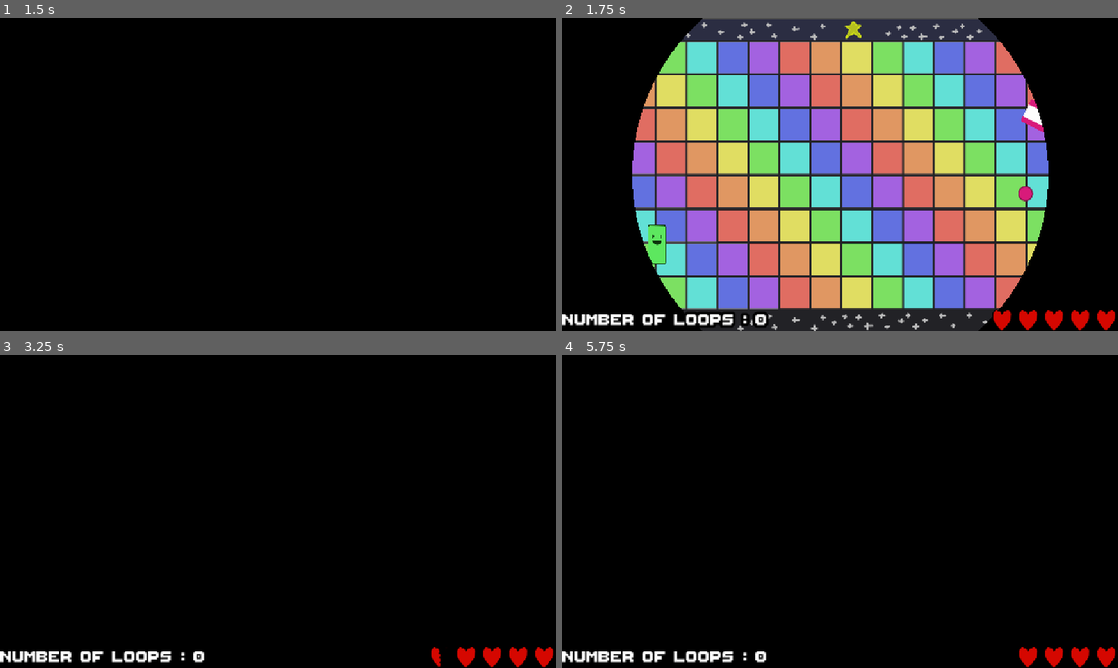
Above: before the commit, frames 1-4 (two rows, left to right).
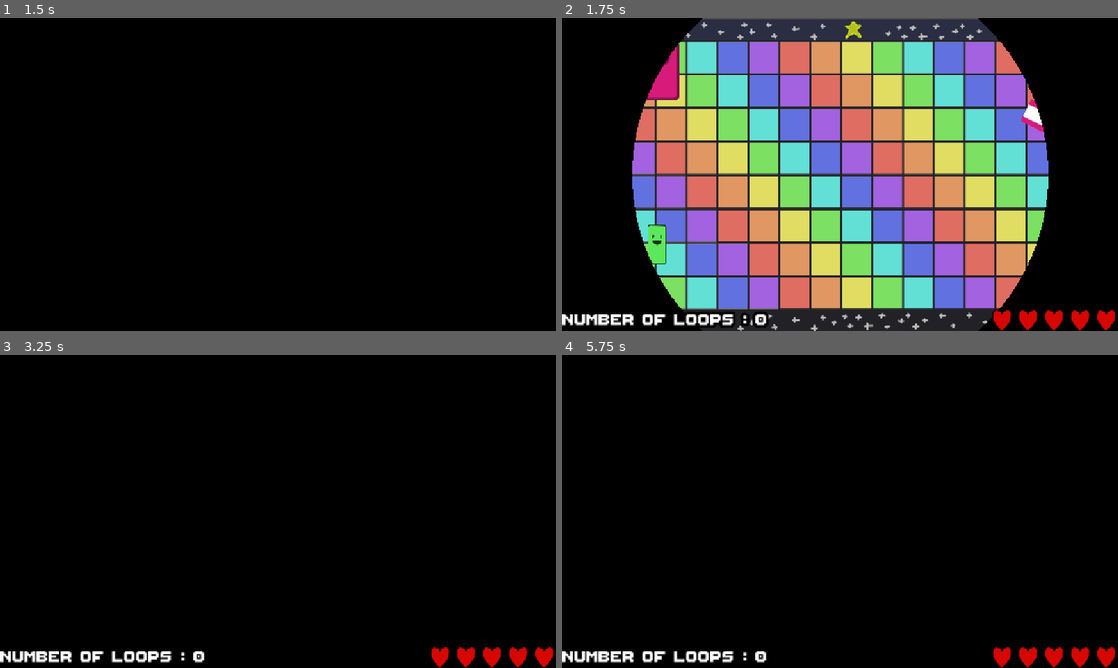
Above: after the commit, the same moments.

Repository: les-brows/la-boucle-musicale
Game: Godot game, scene res://Levels/MainMenu/MainMenu.tscn
Same seed, same stepped clock (60 frames per second), same inputs: the game is played once before the commit and once after it.
Inputs (mouse positions are in pixels of both pictures, inside the frame that each line leads up to):
- Up to frame 1 (1.5 s): tap Enter (ui_accept) at 0.5, 0.77 s; move the mouse to (400, 158) at 0.52 s; hold D (player1_right) 0.53-1.28 s; right-click (400, 158) at 0.6 s; move the mouse to (166, 190) at 1.27 s; hold S (player1_down) from 1.28 s (still down); right-click (166, 190) at 1.35 s
- Up to frame 2 (1.75 s): keep holding S (player1_down); tap Enter (ui_accept) at 1.52 s
- Up to frame 3 (3.25 s): move the mouse to (333, 442) at 2.02 s; release S (player1_down) at 2.03 s; hold D (player1_right) 2.03-2.78 s; right-click (333, 442) at 2.1 s; tap Enter (ui_accept) at 2.75, 3.02 s; move the mouse to (250, 574) at 2.77 s; hold O (player1_shoot_up) from 2.78 s (still down); right-click (250, 574) at 2.85 s
- Up to frame 4 (5.75 s): tap Enter (ui_accept) at 3.5, 3.77, 4.25, 4.52, 5 s; move the mouse to (1006, 558) at 3.52 s; release O (player1_shoot_up) at 3.53 s; hold A (player1_left) 3.53-5.03 s; right-click (1006, 558) at 3.6 s; move the mouse to (673, 464) at 4.27 s; right-click (673, 464) at 4.35 s; move the mouse to (867, 511) at 5.02 s; hold S (player1_down) from 5.03 s (still down); right-click (867, 511) at 5.1 s

Frame 1 is identical in both runs. In frame 2, 0.7% of the frame differs, in the area x 15-85%, y 8-59%; in frame 3, less than 0.1%; in frame 4, 0.2%.

Commit message:
feat: add moving characters

Diff:
--- a/Objects/Enemies/Shooter.tscn
+++ b/Objects/Enemies/Shooter.tscn
@@ -1,28 +1,34 @@
-[gd_scene load_steps=5 format=3 uid="uid://b5w0jynn6mkxk"]
+[gd_scene load_steps=8 format=3 uid="uid://b5w0jynn6mkxk"]
 
-[ext_resource type="Script" uid="uid://biu7hkvefgm4s" path="res://Objects/Enemies/shooter.gd" id="1_8c5hv"]
-[ext_resource type="Texture2D" uid="uid://d3dq34i68t3iw" path="res://Assets/base_enemy.png" id="2_qpsbd"]
+[ext_resource type="Script" uid="uid://83fb1cip5bqp" path="res://Objects/Enemies/shooter.gd" id="1_8c5hv"]
+[ext_resource type="Texture2D" uid="uid://cp85vq3wxfloq" path="res://Assets/base_enemy.png" id="2_qpsbd"]
 [ext_resource type="AudioStream" uid="uid://c312tfe2javtd" path="res://Assets/Instruments/KSHMR_Bass_Pluck_02_A#.wav" id="3_qpsbd"]
+
+[sub_resource type="Curve2D" id="Curve2D_txwwr"]
+_data = {
+"points": PackedVector2Array(0, 0, 0, 0, 0, 0, 0, 0, 0, 0, 400, 0, 0, 0, 0, 0, -400, 0, 0, 0, 0, 0, 0, 0)
+}
+point_count = 4
 
 [sub_resource type="RectangleShape2D" id="RectangleShape2D_bweyu"]
 size = Vector2(128, 125)
 
+[sub_resource type="Curve2D" id="Curve2D_4u4qj"]
+_data = {
+"points": PackedVector2Array(0, 0, 0, 0, 0, 0, 0, 0, 0, 0, 0, 400, 0, 0, 0, 0, 0, -400, 0, 0, 0, 0, 0, 0)
+}
+point_count = 4
+
+[sub_resource type="Curve2D" id="Curve2D_qpsbd"]
+_data = {
+"points": PackedVector2Array(0, 0, 0, 0, 0, -200, 0, 0, 0, 0, 200, 0, 0, 0, 0, 0, 0, 200, 0, 0, 0, 0, -200, 0, 0, 0, 0, 0, 0, -200)
+}
+point_count = 5
+
 [node name="Shooter" type="Node2D" node_paths=PackedStringArray("spriteEnemy", "TimerBlinkNode")]
 script = ExtResource("1_8c5hv")
-spriteEnemy = NodePath("Sprite2D")
+spriteEnemy = NodePath("HorizontalPath/PathFollow2D/Sprite2D")
 TimerBlinkNode = NodePath("TimerBlink")
-
-[node name="Sprite2D" type="Sprite2D" parent="."]
-scale = Vector2(0.427586, 0.427586)
-texture = ExtResource("2_qpsbd")
-
-[node name="ShooterCollisionArea2D" type="Area2D" parent="."]
-collision_layer = 4
-collision_mask = 16
-
-[node name="CollisionShape2D" type="CollisionShape2D" parent="ShooterCollisionArea2D"]
-position = Vector2(1, 0.5)
-shape = SubResource("RectangleShape2D_bweyu")
 
 [node name="InstrumentPlayer" type="AudioStreamPlayer2D" parent="."]
 stream = ExtResource("3_qpsbd")
@@ -37,7 +43,69 @@
 
 [node name="TimerBlink" type="Timer" parent="."]
 
-[connection signal="area_entered" from="ShooterCollisionArea2D" to="." method="_on_shooter_collision_area_2d_area_entered"]
+[node name="HorizontalPath" type="Path2D" parent="."]
+curve = SubResource("Curve2D_txwwr")
+
+[node name="PathFollow2D" type="PathFollow2D" parent="HorizontalPath"]
+position = Vector2(400.035, 0)
+progress = 400.32
+rotates = false
+
+[node name="Sprite2D" type="Sprite2D" parent="HorizontalPath/PathFollow2D"]
+scale = Vector2(0.427586, 0.427586)
+texture = ExtResource("2_qpsbd")
+
+[node name="ShooterCollisionArea2D" type="Area2D" parent="HorizontalPath/PathFollow2D"]
+collision_layer = 4
+collision_mask = 16
+
+[node name="CollisionShape2D" type="CollisionShape2D" parent="HorizontalPath/PathFollow2D/ShooterCollisionArea2D"]
+position = Vector2(1, 0.5)
+shape = SubResource("RectangleShape2D_bweyu")
+
+[node name="VerticalPath" type="Path2D" parent="."]
+curve = SubResource("Curve2D_4u4qj")
+
+[node name="PathFollow2D" type="PathFollow2D" parent="VerticalPath"]
+position = Vector2(0, 400.035)
+progress = 400.32
+rotates = false
+
+[node name="Sprite2D" type="Sprite2D" parent="VerticalPath/PathFollow2D"]
+scale = Vector2(0.427586, 0.427586)
+texture = ExtResource("2_qpsbd")
+
+[node name="ShooterCollisionArea2D" type="Area2D" parent="VerticalPath/PathFollow2D"]
+collision_layer = 4
+collision_mask = 16
+
+[node name="CollisionShape2D" type="CollisionShape2D" parent="VerticalPath/PathFollow2D/ShooterCollisionArea2D"]
+position = Vector2(1, 0.5)
+shape = SubResource("RectangleShape2D_bweyu")
+
+[node name="DiamondPath" type="Path2D" parent="."]
+curve = SubResource("Curve2D_qpsbd")
+
+[node name="PathFollow2D" type="PathFollow2D" parent="DiamondPath"]
+position = Vector2(116.932, 83.0683)
+progress = 400.32
+rotates = false
+
+[node name="Sprite2D" type="Sprite2D" parent="DiamondPath/PathFollow2D"]
+scale = Vector2(0.427586, 0.427586)
+texture = ExtResource("2_qpsbd")
+
+[node name="ShooterCollisionArea2D" type="Area2D" parent="DiamondPath/PathFollow2D"]
+collision_layer = 4
+collision_mask = 16
+
+[node name="CollisionShape2D" type="CollisionShape2D" parent="DiamondPath/PathFollow2D/ShooterCollisionArea2D"]
+position = Vector2(1, 0.5)
+shape = SubResource("RectangleShape2D_bweyu")
+
 [connection signal="screen_entered" from="VisibleOnScreenNotifier2D" to="." method="_on_visible_on_screen_notifier_2d_screen_entered"]
 [connection signal="screen_exited" from="VisibleOnScreenNotifier2D" to="." method="_on_visible_on_screen_notifier_2d_screen_exited"]
 [connection signal="timeout" from="TimerBlink" to="." method="_on_timer_blink_timeout"]
+[connection signal="area_entered" from="HorizontalPath/PathFollow2D/ShooterCollisionArea2D" to="." method="_on_shooter_collision_area_2d_area_entered"]
+[connection signal="area_entered" from="VerticalPath/PathFollow2D/ShooterCollisionArea2D" to="." method="_on_shooter_collision_area_2d_area_entered"]
+[connection signal="area_entered" from="DiamondPath/PathFollow2D/ShooterCollisionArea2D" to="." method="_on_shooter_collision_area_2d_area_entered"]
--- /dev/null
+++ b/Objects/Enemies/enemy_movement_pattern.gd
@@ -0,0 +1,10 @@
+extends Node
+
+class_name EnemyMovementPattern
+
+enum {
+  HORIZONTAL,
+  VERTICAL,
+  DIAMOND,
+  SIZE
+}
--- a/Objects/Enemies/shooter.gd
+++ b/Objects/Enemies/shooter.gd
@@ -12,7 +12,13 @@
 var boing_state: float = 0
 
 var shoot_partition: Partition
+var movement_pattern: int #EnemyMovementPattern
 var on_screen: bool = false
+var path_follow: PathFollow2D
+
+@onready var horizontal_path: PathFollow2D = $HorizontalPath/PathFollow2D
+@onready var vertical_path: PathFollow2D = $VerticalPath/PathFollow2D
+@onready var diamond_path: PathFollow2D = $DiamondPath/PathFollow2D
 
 
 func _init() -> void:
@@ -27,7 +33,36 @@
 	shoot_partition = Partition.new(4, 32, list_notes)
 	shoot_partition.remove_random_notes(0.7)
 
+func _ready() -> void:
+	choose_movement_pattern()
+
+func choose_movement_pattern():
+	var rng = RandomNumberGenerator.new()
+	rng.randomize()
+	var random_num: int = rng.randi_range(0, EnemyMovementPattern.SIZE - 1)
+	match random_num:
+		EnemyMovementPattern.HORIZONTAL:
+			movement_pattern = EnemyMovementPattern.HORIZONTAL
+			path_follow = horizontal_path
+			vertical_path.queue_free()
+			diamond_path.queue_free()
+		EnemyMovementPattern.VERTICAL:
+			movement_pattern = EnemyMovementPattern.VERTICAL
+			path_follow = vertical_path
+			horizontal_path.queue_free()
+			diamond_path.queue_free()
+		EnemyMovementPattern.DIAMOND:
+			movement_pattern = EnemyMovementPattern.DIAMOND
+			path_follow = diamond_path
+			horizontal_path.queue_free()
+			vertical_path.queue_free()
+
+
 func _process(delta: float) -> void:
+	path_follow.progress_ratio += Globals.ENEMY_MOVEMENT_SPEED
+	if(path_follow.progress_ratio >= 1):
+		path_follow.progress_ratio = 0
+
 	if(boing_state > 0):
 		if(boing_state < NB_SECONDS_BOING_RECOVER):
 			scale -= Vector2.ONE * delta / NB_SECONDS_BOING_RECOVER * MAX_HEIGHT_BOING
@@ -56,7 +91,7 @@
 
 func shoot_projectile(target_direction: Vector2):
 	var shooter_projectile = shooter_projectile_preload.instantiate()
-	shooter_projectile.set_position(position)
+	shooter_projectile.set_position(position + path_follow.position)
 	# May be used when ennemies move
 	var linear_velocity = Vector2.ZERO
 	shooter_projectile.set_velocity(linear_velocity + target_direction.normalized() * shooter_projectile_speed )
--- a/globals.gd
+++ b/globals.gd
@@ -22,6 +22,7 @@
 var BOUNDARY_UP: int = 600
 
 var ENEMY_MAXHP: int = 3
+var ENEMY_MOVEMENT_SPEED: float = 0.0005
 
 var INVINCIBILITY_TIMER: float = 1
 var MAX_HP: int = 10
Not shown: 1 places in Levels/ScrollingLevel.tscn that only renumber resources
Not shown: 1 places in MainScene.tscn that only renumber resources
Not shown: 1 places in Objects/Enemies/Managers/EnemyManager.tscn that only renumber resources
Not shown: 1 places in Objects/Player/Player.tscn that only renumber resources
